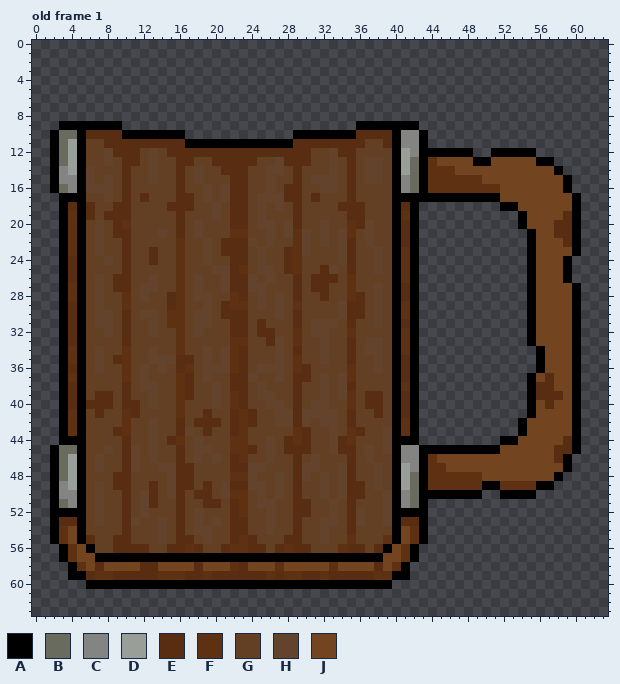
Pixel-art file, stored at assets/models/mug/cut_mug.ase. Above: the version before the commit.
64x64 pixels, 1 frame. Colours within 5 levels of each other are drawn and written as one. Shown: old frame 1. The commit also changed other frames, which this record leaves out.
Visible layers, top first: "MugHandle", "MugBackground".
Palette (. is transparent): A #000000  B #696b5e  C #848482  D #999e98  E #592d12  F #5f3113  G #633f23  H #63432b  J #734420
Pixels before, old frame 1 (only the part around the change), first column x 0:
37 ...AFAGGGGFGHGGGFEGHGGEEHGGHGEEGHGHFGGGGAEA....
38 ...AEAGGGGEGHHGGFEGGHGEEGHGGGEGGHGHEGGGGAFA....
39 ...AEAGEEGEGGHGGFEGGHGFEGHHGGEGGHGHFGEEGAEA....
40 ...AEAEEEGEEGHGGFGGGHGFEGGHHGEGHHGGFGEEGAEA....
41 ...AFAGEGGFEGGGGFGGEGGEFEGGHHEHHHHGEGGEGAEA....
42 ...AFAGGGGFGGHGGEGEEEGEFEGGHHEHGHHGEGGGGAFA....
43 ...AFAGGGEFGGHGGEHGEGGEFGGGGGFEGGHGFEGGHAFA....
44 ...AAAGGGGEGGHGEFGHGGGFFGGHGEFEGGHEFGGGHAAA....
45 ..ABBAGGHGEHGHGGEGHHGGFFEGHGEEEGGHEEGHGHACCAAAA
46 ..ABDAGHGGEHGHGGEGHGHGEFGGHGGEGHGGGEGHGGACCAFJJ
47 ..ABDAGHGGEHGGHHEEGGGGEEHHGGGEHHGGHEGGHGADCAFFJ
48 ..ABDAGGGEEGGGGHEEGGGGFFHGGHGEHGHGHEGGHGADBAFFF
49 ..ACDAGHGEEGGEGHEEGEGHEEHHGHGEGGHGHEEGHGADBAFFF
50 ..ACCAGHGGEGHEGHEGEEGHFFGHGHGEGGHGHEEGGHACBAAAA
51 ..ABCAGHGGEGHEGGEGGEEGEFGHHGGEEGGHGEGGGHACBA...
52 ..AAAAGHGGEGHGGGEGHGGGEFGGHGGEEGGHGEHGGHAAAA...
53 ..AEEAGHGGEHGGHGEGHGHGEEGGHGGEGGHHGEHGGHAEEA...
54 ..AFJAGGGGEGGGHGEGHHGGEEGGHGGEGGHGGEGGGGAJFA...
55 ..AFJAEGGEEGGGHGEEGHGGEFEGGGEEGGHGGFGGGFAJFA...
56 ...AFJAGGEEEEGGEEFEGGEFFEEGEFEEGGGFEEGEAJFA....
57 ...AFJJAAAAAAAAAAAAAAAAAAAAAAAAAAAAAAAAJJFA....
58 ....AFJEJJJJEEJJJJEJJJFEJJJFJJJJJFJJJJEJFA.....
59 ....AAEFFEEEEEFFFEEFEEEEEEFEFFEEFEEEEEFFAA.....
60 ......AAAAAAAAAAAAAAAAAAAAAAAAAAAAAAAAAA.......
61 ...............................................
62 ...............................................
63 ...............................................
New version:
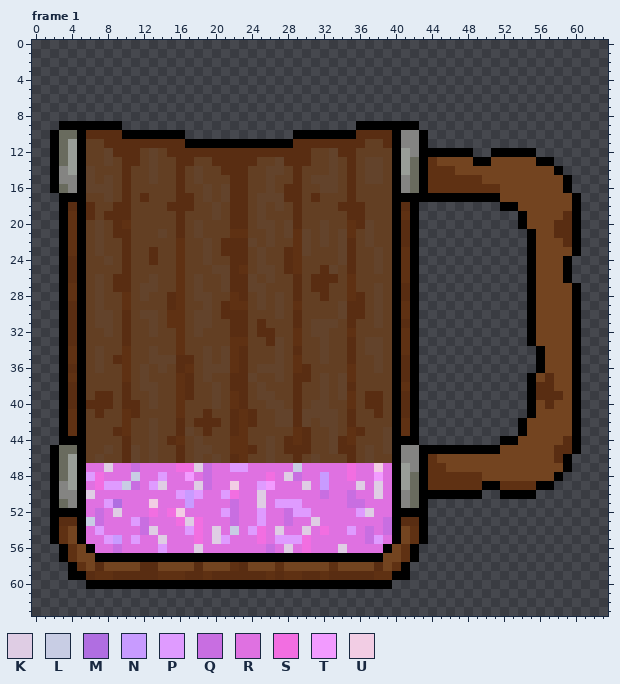
Colours new in this view: K #dfcde4  L #c8cde4  M #b06ee1  N #c89bff  P #df9bff  Q #c86ee1  R #df71e1  S #f26ee1  T #f29bff  U #f2cde4
A new or re-ordered frame is compared with the old frame closest to it.
Diff:
frames 1 -> 27
layer "RedLiquid" now shown
layer "GreenLayer" now shown
layer "YellowLiquid" now shown
layer "PurpleLiquid" now shown
layer "OrangeLiquid" now shown
layer "BlueLiquid" now shown
Changed rows in their new state; - is an unchanged pixel.
Frame 1 is new; against old frame 1, layer "BlueLiquid":
first column x 6:
47 RRKRRQRRRRSSKQRRPPRRRRRLRRRRRSRRUR
48 PSRRRLRRPRRTRQRRRRRRSRKQRRNRRSRRTR
49 RSPPLQRPKRRRKQRRURRPTRRRKRNRRRKRKR
50 KRRRRRRRRRPNPRRPSRRKRRRRRRQRRQRRKR
51 RRPMRRRURRRNRRRRQRRKRPPPRRRRRQQRRR
52 RQRKRRRSRSURRRRPQRRPRRQPPRRRRRPKRR
53 LQRRRPQRRRSKSRRRQRRPRRQRRKRRRRRRRQ
54 RPRRRRQKRRRPSRKRLRPSRKRRKRSRRPRQRQ
55 RRPNRPRRKRRRSRKPRRRSRPPPSRRRRRRQPR
56 -RRQRRRRPRRRKRRRRRRRQRKRSRRRKRRRR-
Pixel boxes of the changes (left, top, right, bottom) in both pictures:
changed: (86, 463, 392, 553)
